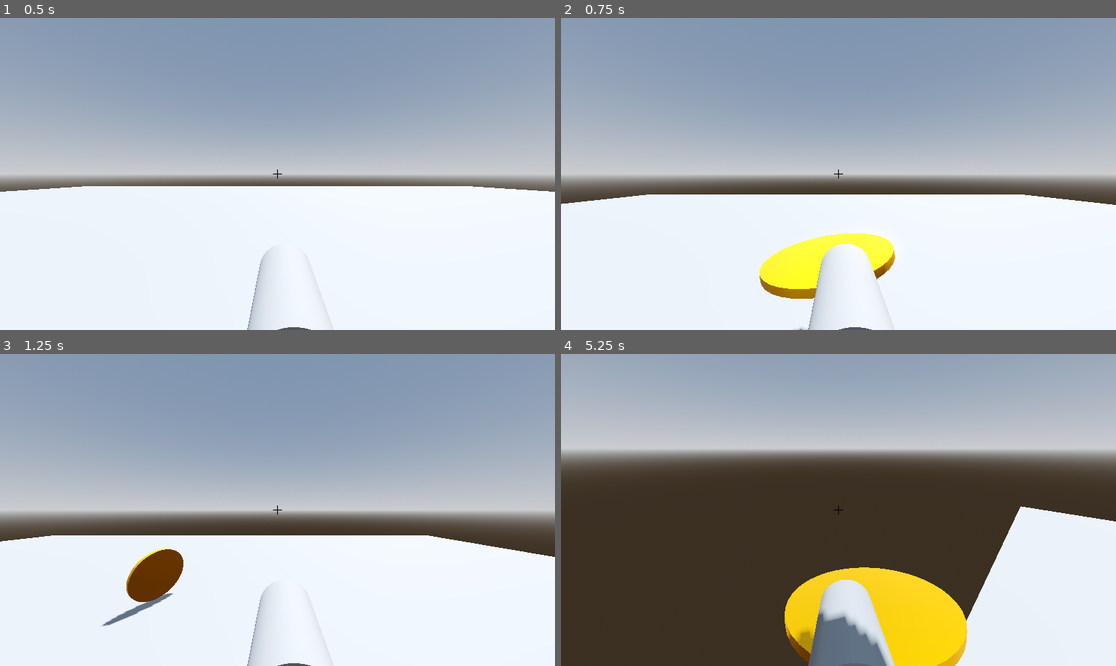
Above: before the commit, frames 1-4 (two rows, left to right).
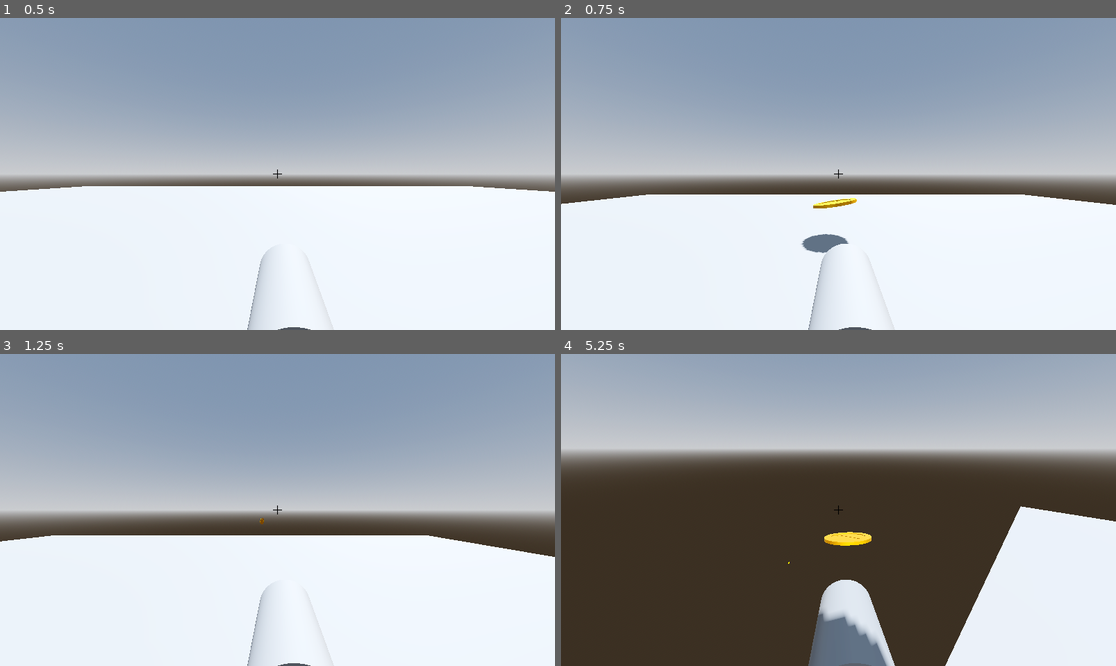
Above: after the commit, the same moments.

Repository: Zawaer/coin-thing
Game: Godot game, scene res://main.tscn
The game is run twice, just before and just after one commit, with the same random seed, the same clock (stepped at 60 frames per second) and the same inputs.
Inputs (mouse positions are in pixels of both pictures, inside the frame that each line leads up to):
- Up to frame 1 (0.5 s): no input
- Up to frame 2 (0.75 s): tap Enter (ui_accept) at 0.5 s; move the mouse to (960, 158) at 0.52 s; hold D (right) from 0.53 s (still down); hold Ctrl (sprint) from 0.53 s (still down); click (960, 158) at 0.67 s
- Up to frame 3 (1.25 s): keep holding D (right); keep holding Ctrl (sprint); tap Enter (ui_accept) at 0.77 s
- Up to frame 4 (5.25 s): move the mouse to (810, 510) at 1.27 s; release D (right) at 1.28 s; release Ctrl (sprint) at 1.28 s; hold W (forward) from 1.28 s (still down); tap Ctrl (sprint) at 1.35, 2.85, 4.35 s; tap Enter (ui_accept) at 1.52, 3.02, 3.77, 4.52 s; move the mouse to (849, 503) at 2.02 s; hold Ctrl (sprint) 2.03-2.78 s; move the mouse to (832, 516) at 2.77 s; click (832, 516) at 2.92 s; move the mouse to (877, 513) at 3.52 s; hold Ctrl (sprint) 3.53-4.28 s; move the mouse to (794, 506) at 4.27 s; move the mouse to (844, 510) at 5.02 s; hold Ctrl (sprint) from 5.03 s (still down); click (844, 510) at 5.17 s

Frame 1 is identical in both runs. In frame 2, 2.7% of the frame differs, in the area x 35-61%, y 57-100%; in frame 3, 1.5%; in frame 4, 6.1%, in the area x 40-74%, y 57-100%.

Commit message:
Update coin scene and player shoot force configuration

Diff:
--- a/game/coin.tscn
+++ b/game/coin.tscn
@@ -1,12 +1,8 @@
 [gd_scene load_steps=5 format=3 uid="uid://bc248dop0l2sc"]
 
+[ext_resource type="ArrayMesh" uid="uid://cdhq12t5s64hn" path="res://coin.obj" id="1_d5gmh"]
+
 [sub_resource type="PhysicsMaterial" id="PhysicsMaterial_6qpsl"]
-
-[sub_resource type="CylinderMesh" id="CylinderMesh_6qpsl"]
-top_radius = 1.0
-bottom_radius = 1.0
-height = 0.1
-radial_segments = 40
 
 [sub_resource type="StandardMaterial3D" id="StandardMaterial3D_6qpsl"]
 albedo_color = Color(1.3039066, 0.9075456, 0, 1)
@@ -14,8 +10,8 @@
 roughness = 0.5
 
 [sub_resource type="CylinderShape3D" id="CylinderShape3D_6qpsl"]
-height = 0.1
-radius = 1.0
+height = 0.12
+radius = 0.96
 
 [node name="Coin" type="RigidBody3D"]
 mass = 0.7
@@ -23,7 +19,8 @@
 continuous_cd = true
 
 [node name="MeshInstance3D" type="MeshInstance3D" parent="."]
-mesh = SubResource("CylinderMesh_6qpsl")
+transform = Transform3D(0.012, 0, 0, 0, 0.006, 0, 0, 0, 0.012, 0, 0, 0)
+mesh = ExtResource("1_d5gmh")
 surface_material_override/0 = SubResource("StandardMaterial3D_6qpsl")
 
 [node name="CollisionShape3D" type="CollisionShape3D" parent="."]
--- a/game/player.gd
+++ b/game/player.gd
@@ -4,7 +4,7 @@
 const SPRINT_SPEED = 14.0
 const JUMP_VELOCITY = 6
 @export var coin_scene: PackedScene   # Assign Coin.tscn in the inspector
-@export var shoot_force: float = 10.0
+@export var shoot_force: float = 100.0
 @export var spin_strength: float = 6.0
 
 @onready var neck := $Neck
